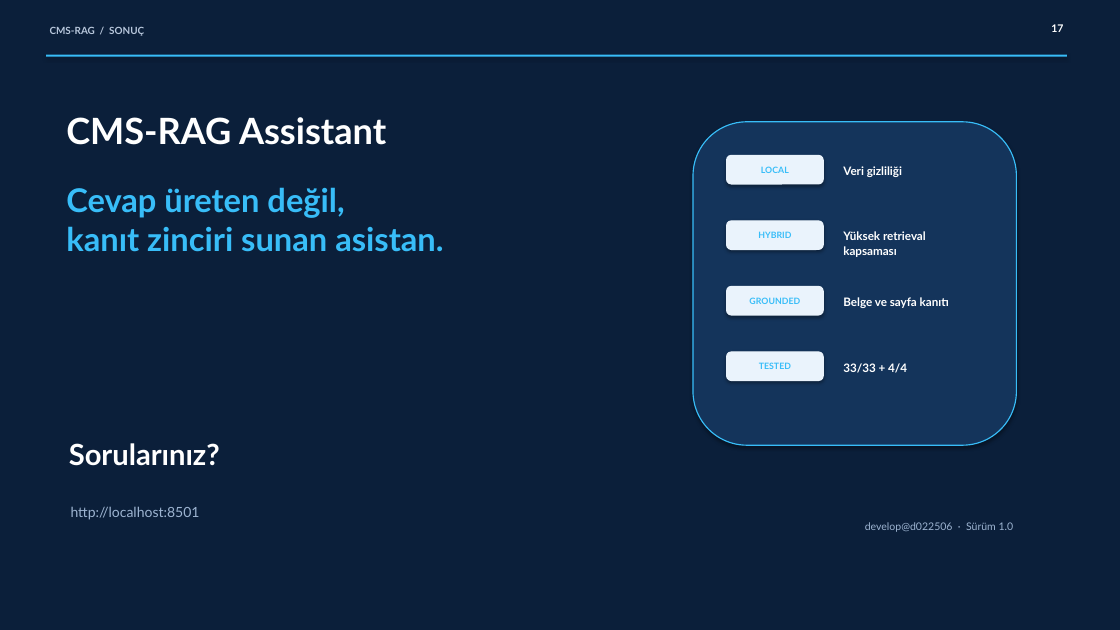
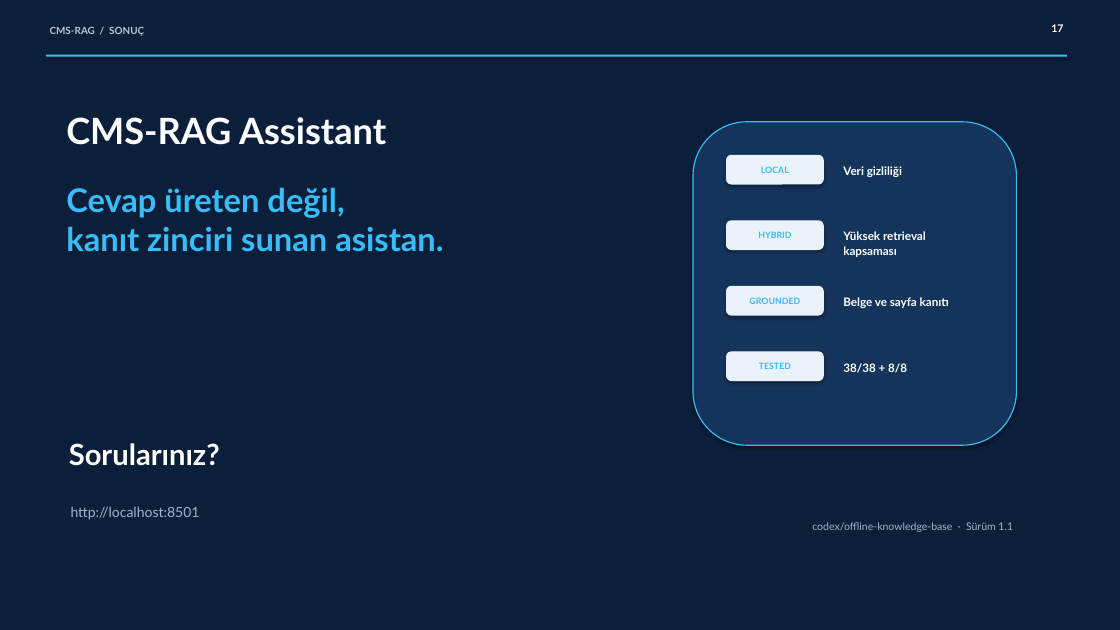
Before and after one commit to AnEngineerEfe/CMS-RAG-Assistant, a slide deck: slide 17 of deliverables/CMS-RAG_Nihai_Proje_Sunumu.pptx. Drawn at 1120x630 pixels with LibreOffice and Linux fonts; fonts in the diff are those of the drawing. Boxes give left, top, right and bottom in pixels: in the first picture for what was removed or moved away, otherwise in the second. Text is boxed around its words. In the diff, an @@ line names an element or a change of style, - is before the commit and + after.

Commit message:
feat: add prepared offline knowledge base

```diff
--- a/deliverables/CMS-RAG_Nihai_Proje_Sunumu.pptx
+++ b/deliverables/CMS-RAG_Nihai_Proje_Sunumu.pptx
@@ text at box(843, 363, 907, 373): text changed @@
-33/33 + 4/4
+38/38 + 8/8
@@ text at box(812, 522, 1013, 532): text changed @@
-develop@d022506 · Sürüm 1.0
+codex/offline-knowledge-base · Sürüm 1.1
```
Also in this commit, not shown: 3 other slides changed, 30 other files.
